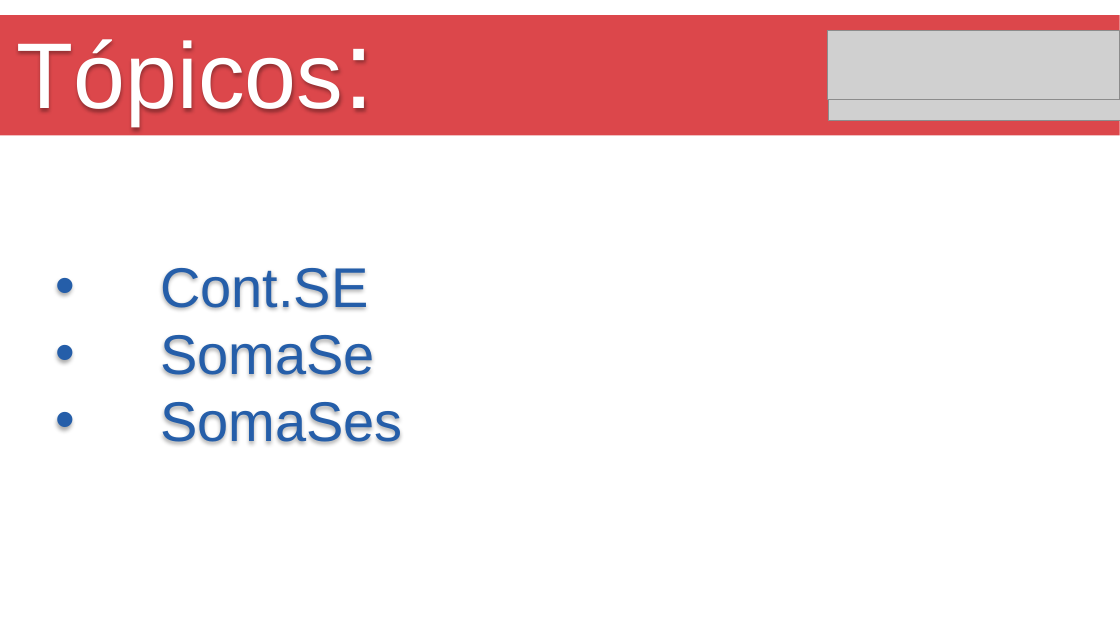
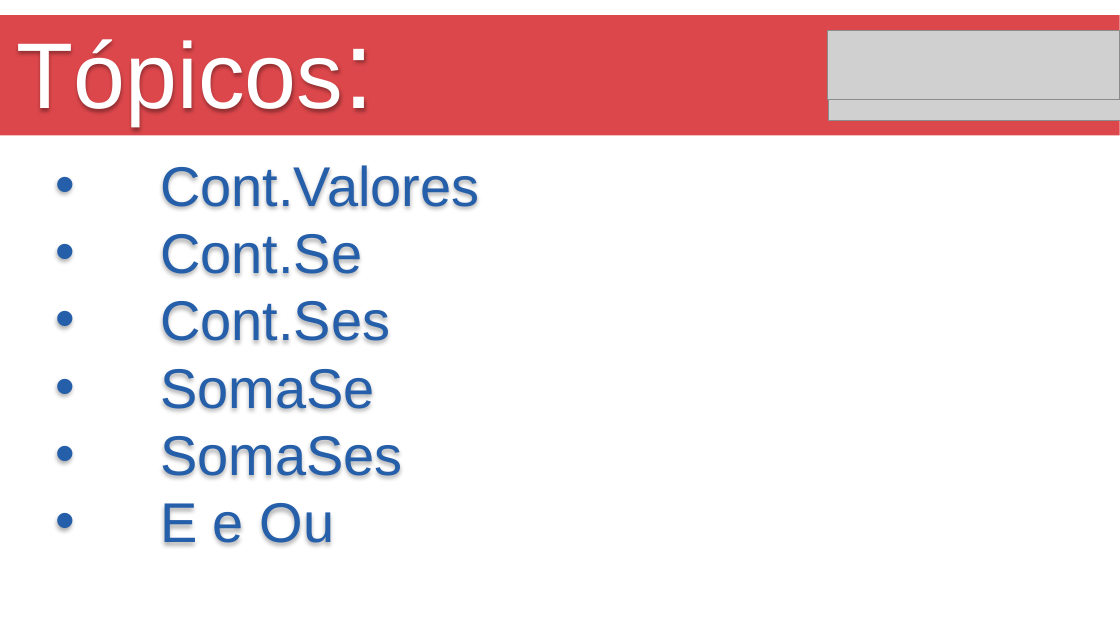
Before and after one commit to Marcsuper/TeachX, a slide deck: slide 2 of Turma Maio 2017/Aula 3/Aula de Excel 3.pptx. Drawn at 1120x630 pixels with LibreOffice and Linux fonts; fonts in the diff are those of the drawing; grey boxes stand for pictures. Boxes give left, top, right and bottom in pixels: in the first picture for what was removed or moved away, otherwise in the second. Text is boxed around its words. In the diff, an @@ line names an element or a change of style, - is before the commit and + after.

```diff
--- a/Turma Maio 2017/Aula 3/Aula de Excel 3.pptx
+++ b/Turma Maio 2017/Aula 3/Aula de Excel 3.pptx
@@ text at [160,165,479,343]: text changed @@
-• Cont.SE
+• Cont.Valores
+• Cont.Se
+• Cont.Ses
@@ text at [160,503,335,545]: paragraph added @@
+• E e Ou
```
Also in this commit, not shown: 19 other files.
